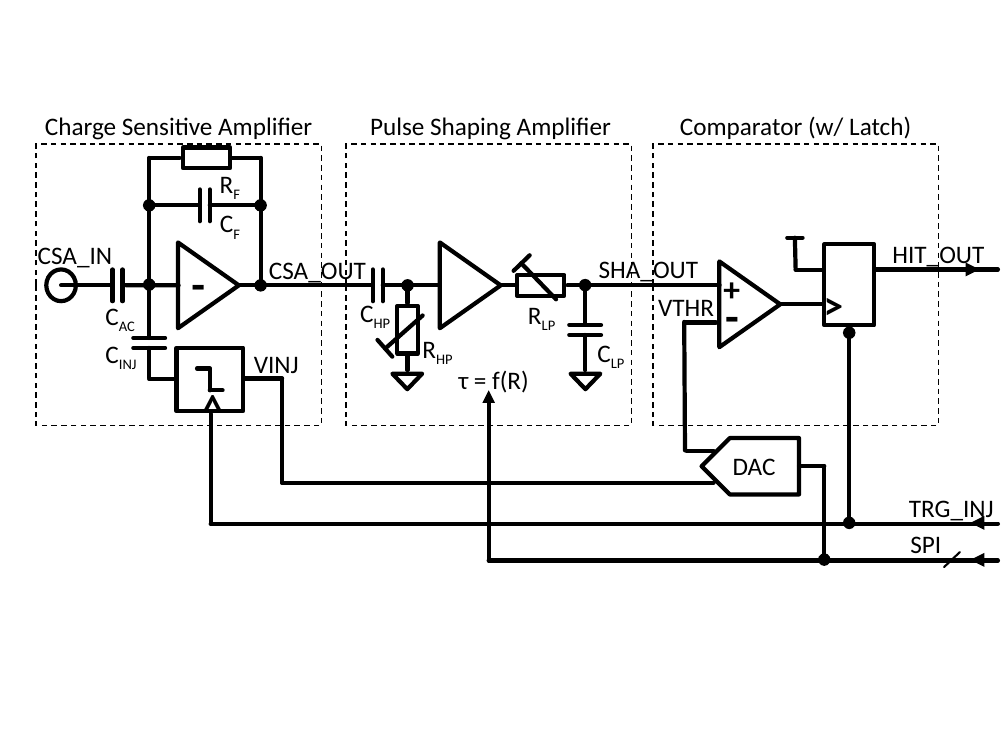
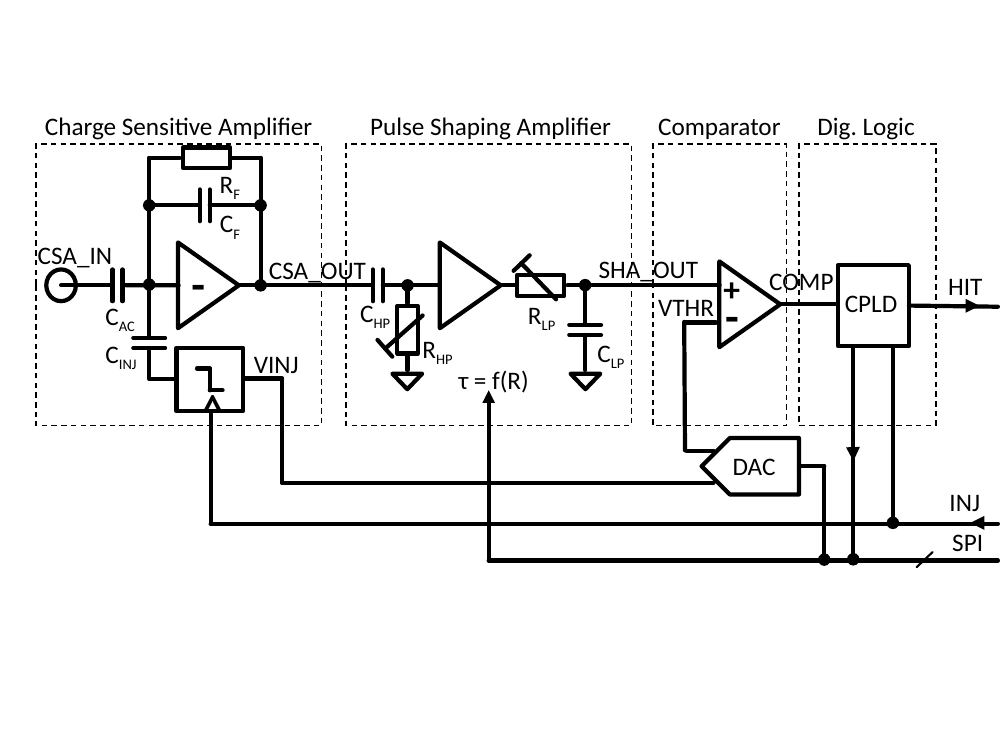
Before and after one commit to SiLab-Bonn/Embedded-System-Lab, a slide deck: slide 12 of docs/scratch/drawings [Autosaved].pptx (slide 11 before the commit). Drawn at 1008x756 pixels with LibreOffice and Linux fonts; fonts in the diff are those of the drawing. Boxes give left, top, right and bottom in pixels: in the first picture for what was removed or moved away, otherwise in the second. Text is boxed around its words. In the diff, an @@ line names an element or a change of style, - is before the commit and + after.

```diff
--- a/docs/scratch/drawings [Autosaved].pptx
+++ b/docs/scratch/drawings [Autosaved].pptx
@@ text at (658,118,780,139): text changed @@
-Comparator (w/ Latch)
+Comparator
@@ text added at (817,117,915,140), 18 pt, text #000000 @@
+Dig. Logic
@@ rectangle: place and size @@
-rectangle at (653,144,938,425)
+rectangle at (653,144,786,425)
@@ rectangle added at (799,145,936,426), outline #000000 1 pt dashed @@
@@ line removed from (787, 238) to (802, 238) @@
@@ line removed from (795, 238) to (795, 269) @@
@@ text added at (769,269,833,296), 18 pt, text #000000 @@
+COMP
@@ rectangle: place and size @@
-rectangle at (825,244,874,325)
+rectangle at (838,265,908,346)
@@ line removed from (795, 270) to (824, 270) @@
@@ text removed at (813,275,854,333) @@
->
@@ text added at (845,295,897,312), 18 pt, text #000000 @@
+CPLD
@@ text at (948,278,982,301): text changed @@
-HIT_OUT
+HIT
@@ line moved from (779, 304) - (824, 304) to (780, 304) - (836, 304) @@
@@ line moved from (874, 269) - (998, 269) to (909, 305) - (998, 306) @@
@@ arrow moved from (952, 269) - (980, 269) to (952, 305) - (980, 305) @@
@@ arrow added from (853, 347) to (853, 559), #000000 3 pt @@
@@ double arrow moved from (849, 333) - (849, 523) to (893, 346) - (893, 523) @@
@@ double arrow (893, 346) - (893, 523): double arrow to arrow @@
@@ arrow added from (853, 445) to (854, 461), #000000 0.5 pt @@
@@ text at (949,494,980,511): text changed @@
-TRG_INJ
+INJ
@@ text "SPI" rewrapped from (910,536,941,559) to (952,534,983,551) @@
@@ line moved from (960, 552) - (944, 568) to (932, 552) - (916, 568) @@
@@ arrow removed from (998, 559) to (971, 559) @@
```
Also in this commit, not shown: 4 slides added, 1 other file.
